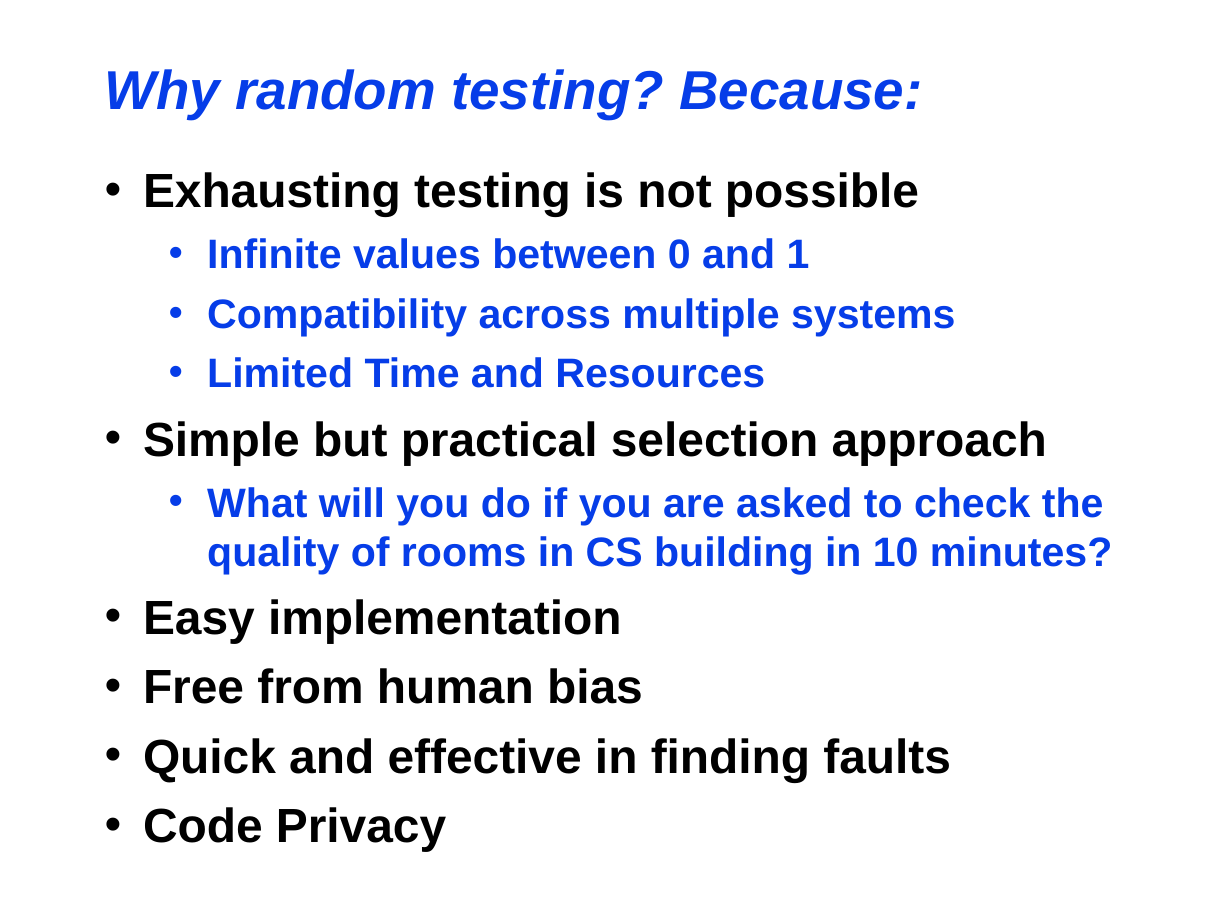
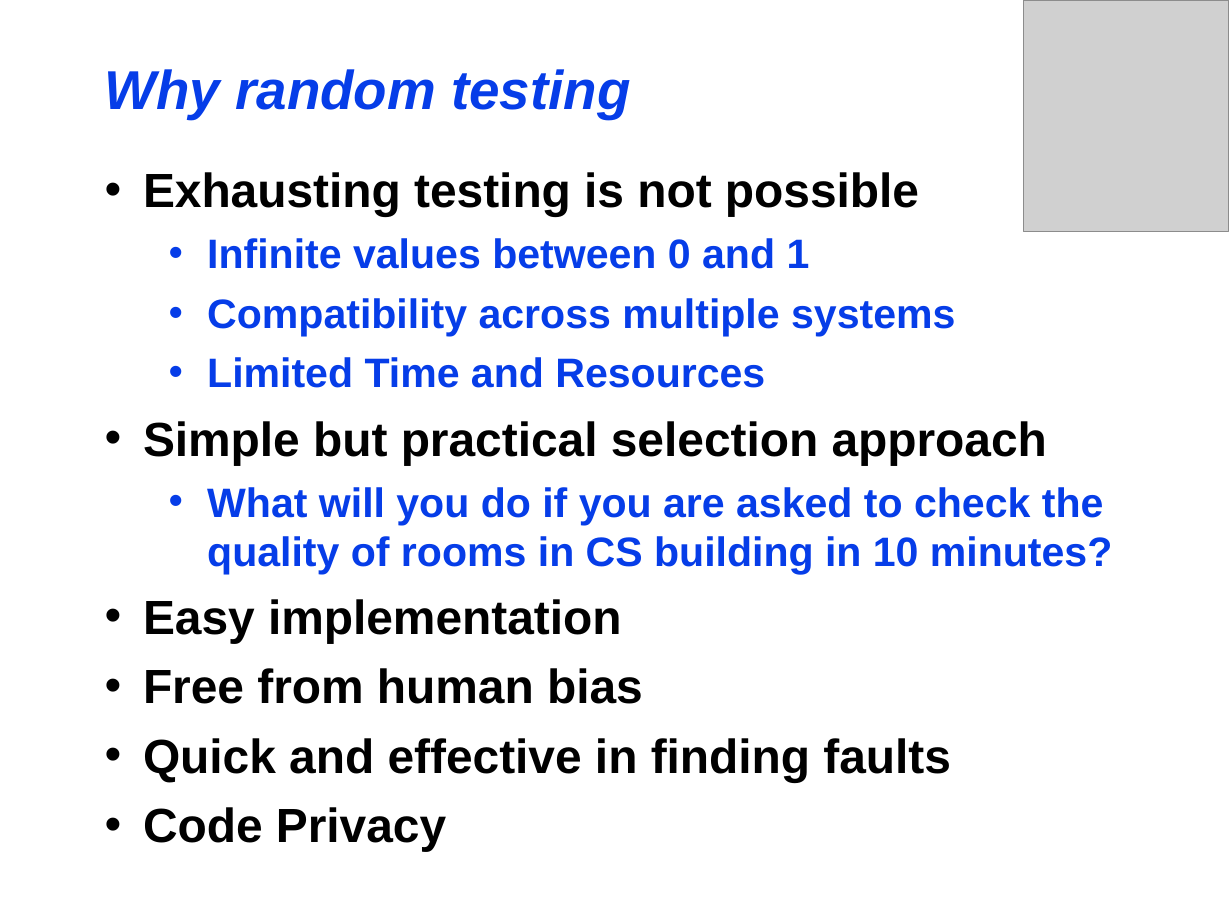
Before and after one commit to maochy/yeti-test, a slide deck: slide 3 of ThesisSeminar/ThesisSeminar.ppt. Drawn at 1232x924 pixels with LibreOffice and Linux fonts; fonts in the diff are those of the drawing; grey boxes stand for pictures. Boxes give left, top, right and bottom in pixels: in the first picture for what was removed or moved away, otherwise in the second. Text is boxed around its words. In the diff, an @@ line names an element or a change of style, - is before the commit and + after.

Commit message:
small changes.

```diff
--- a/ThesisSeminar/ThesisSeminar.ppt
+++ b/ThesisSeminar/ThesisSeminar.ppt
@@ picture added at [1024,0,1228,232] @@
@@ title at [105,69,630,119]: text changed @@
-Why random testing? Because:
+Why random testing
```
Also in this commit, not shown: 5 other slides changed.
